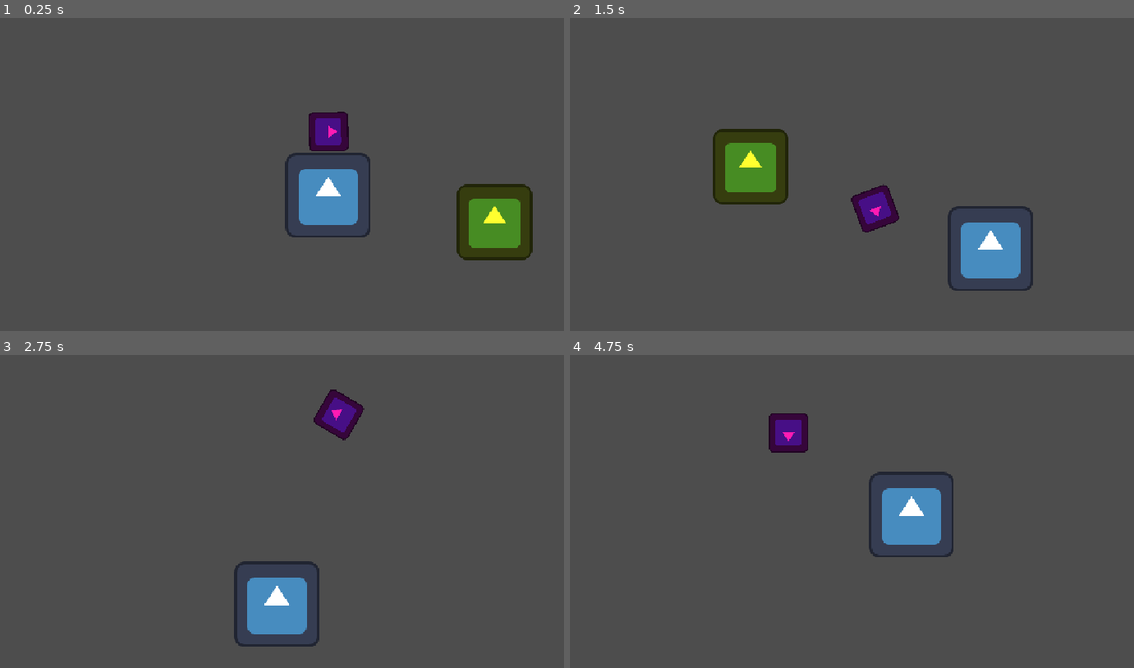
Above: before the commit, frames 1-4 (two rows, left to right).
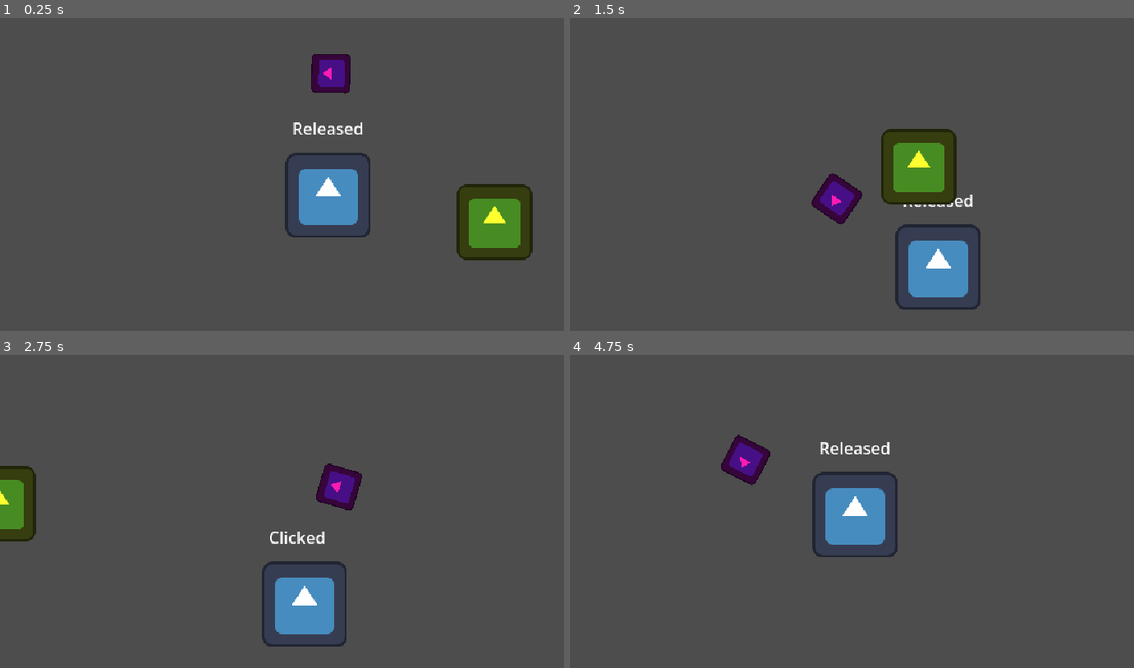
Above: after the commit, the same moments.

Repository: Juawo/hammer-game
Game: Godot game, scene res://scenes/level.tscn
Two runs of this game, one before a commit and one after it. Both use one fixed random seed, a clock stepped at 60 frames per second and the inputs below. The engine's default icon, where the game draws it, is replaced by a stand-in: a white triangle on a blue panel in a dark square.
Inputs (mouse positions are in pixels of both pictures, inside the frame that each line leads up to):
- Up to frame 1 (0.25 s): no input
- Up to frame 2 (1.5 s): move the mouse to (1043, 146) at 0.52 s; press the mouse at (1043, 146) at 0.53 s; hold D (right) from 0.53 s (still down); tap W (jump) at 0.77 s; move the mouse to (767, 183) at 1.27 s; release the mouse at (767, 183) at 1.28 s; click (767, 183) at 1.35 s
- Up to frame 3 (2.75 s): tap W (jump) at 1.52 s; move the mouse to (394, 420) at 2.02 s; release D (right) at 2.03 s; press the mouse at (394, 420) at 2.03 s; hold A (left) from 2.03 s (still down)
- Up to frame 4 (4.75 s): move the mouse to (863, 577) at 2.77 s; release A (left) at 2.78 s; release the mouse at (863, 577) at 2.78 s; hold D (right) 2.78-4.28 s; click (863, 577) at 2.85 s; tap W (jump) at 3.02, 3.77, 4.52 s; move the mouse to (1094, 558) at 3.52 s; press the mouse at (1094, 558) at 3.53 s; move the mouse to (699, 448) at 4.27 s; release the mouse at (699, 448) at 4.28 s; hold A (left) from 4.28 s (still down); click (699, 448) at 4.35 s

The runs differ from the first frame. In frame 1, 1.8% of the frame differs, in the area x 51-65%, y 11-43%; in frame 2, 12%, in the area x 25-83%, y 35-94%; in frame 3, 5.9%; in frame 4, 6.2%.
Error before the commit: Trying to assign value of type 'Node2D' to a variable of type 'CharacterBody2D'. (res://scripts/Hammer/hammer_pivot.gd:23)

Commit message:
Update project time tracker and enhance player script with label feedback for hammer charging state

Diff:
--- a/project_time_tracker.json
+++ b/project_time_tracker.json
@@ -1,8 +1,8 @@
 {
-  "2D": 1678.453,
-  "3D": 0.601,
+  "2D": 2203.568,
+  "3D": 2.593,
   "AFK": 2.621,
   "Asset Store": 2.207,
-  "Game": 1018.674,
-  "Script": 2990.746
+  "Game": 2628.427,
+  "Script": 4219.627
 }
--- a/scenes/Player/player.tscn
+++ b/scenes/Player/player.tscn
@@ -9,6 +9,8 @@
 height = 86.0
 
 [node name="Player" type="CharacterBody2D" unique_id=1422318831]
+collision_layer = 2
+collision_mask = 3
 script = ExtResource("1_1kbk7")
 
 [node name="Sprite2D" type="Sprite2D" parent="." unique_id=1472587453]
@@ -20,5 +22,12 @@
 
 [node name="HammerPivot" type="Sprite2D" parent="." unique_id=1760131048]
 
-[node name="HammerPivot2" parent="." unique_id=144081329 instance=ExtResource("3_gqjuk")]
-position = Vector2(0, -81)
+[node name="HammerPivot2" parent="HammerPivot" unique_id=144081329 instance=ExtResource("3_gqjuk")]
+position = Vector2(0, 1)
+
+[node name="Label" type="Label" parent="." unique_id=281869265]
+offset_left = -35.0
+offset_top = -77.0
+offset_right = 35.0
+offset_bottom = -54.0
+text = "Released"
--- a/scripts/Player/player.gd
+++ b/scripts/Player/player.gd
@@ -11,6 +11,7 @@
 const INVULNERABILITY_TIME = 2
 
 @onready var sprite_2d: Sprite2D = $Sprite2D
+@onready var label: Label = $Label
 
 var max_health = 3
 var current_health := 3
@@ -52,7 +53,9 @@
 	if is_charging :
 		speed_modifier = 0.4
 		jump_modifier = 0.6
+		label.text = "Clicked"
 	else :
+		label.text = "Released"
 		speed_modifier = 1.0
 		jump_modifier = 1.0
 
